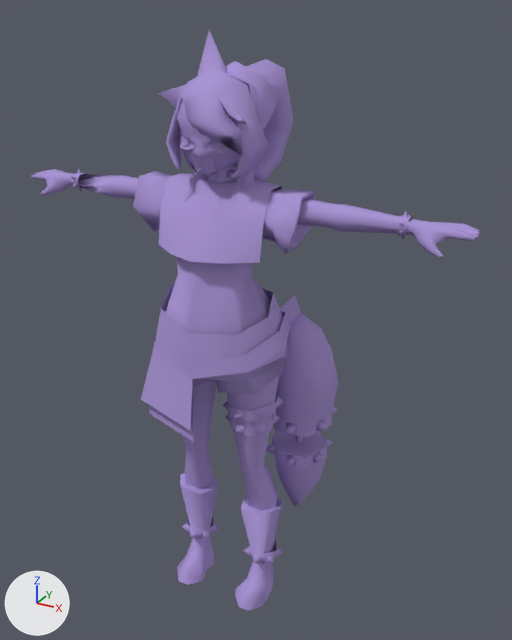
Two versions of the Blender file resources/models/characters/jux/jux.blend, one commit apart.
Before and after are seen from a camera (50 mm lens) standing at (0.927, -1.49, 1.67) and looking at (0.037, 0.129, 0.86). Arrows for +X, +Y and +Z are at lower left; the lights stay in place. The picture after the commit comes second.

Objects in the first picture: 'jux_model'.
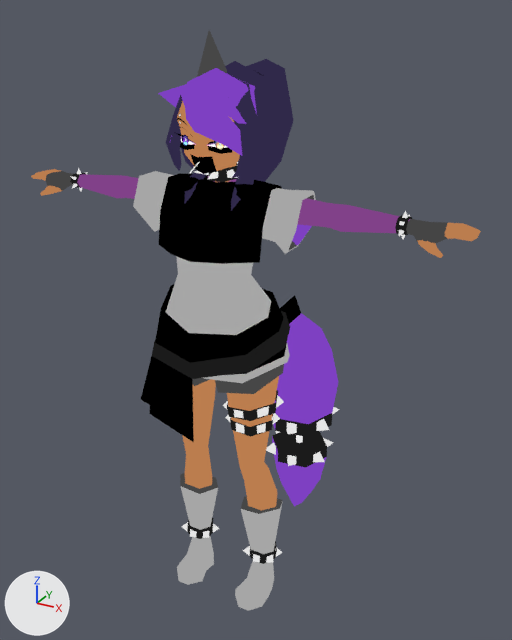
Where the change shows, as pixel boxes (x1, y1, x2, y2) in the pictures (512 x 640 px):
'jux_model', surface changed: (31, 30, 481, 611) in both

The change in detail:
Picture 'jux_albedo.psd' (img_jux_albedo_psd) is new.
In material 'jux_material' (mat_jux_material), base_color is no longer (0.412, 0.31, 0.678), purple #ac97d7.
Material 'jux_material' (mat_jux_material) is now built by emission_material('jux_material') instead of diffuse_material('jux_material').
In material 'jux_material' (mat_jux_material), texture is now set to img_jux_albedo_psd.
